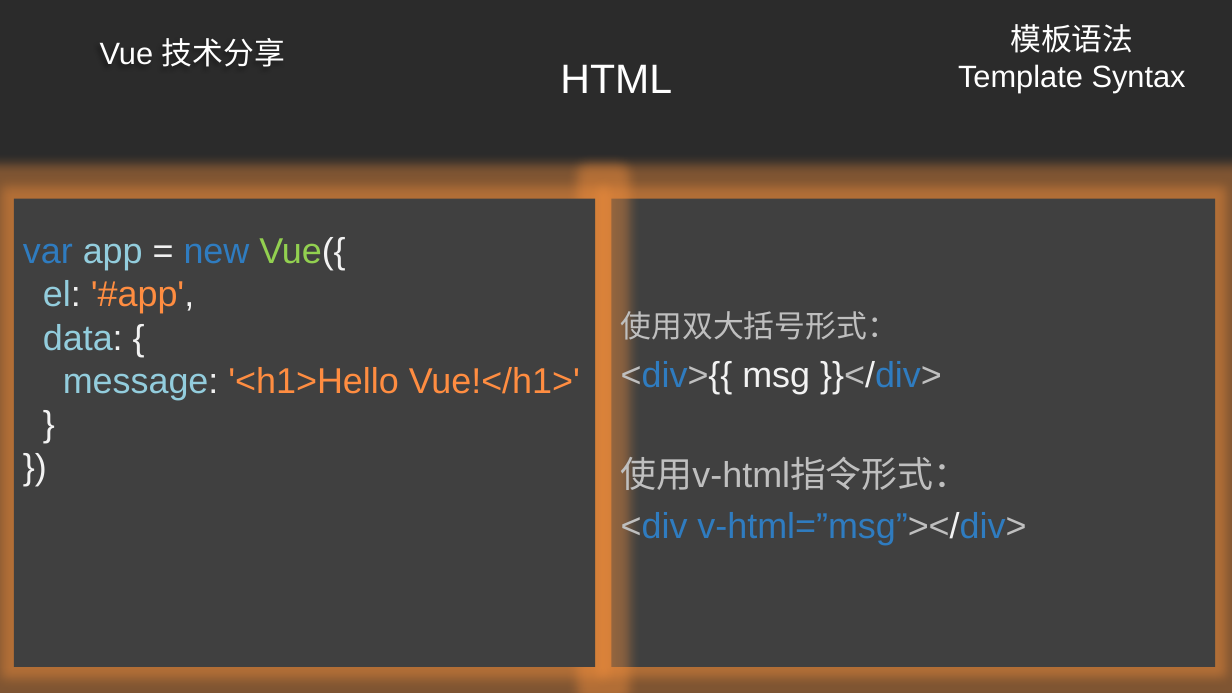
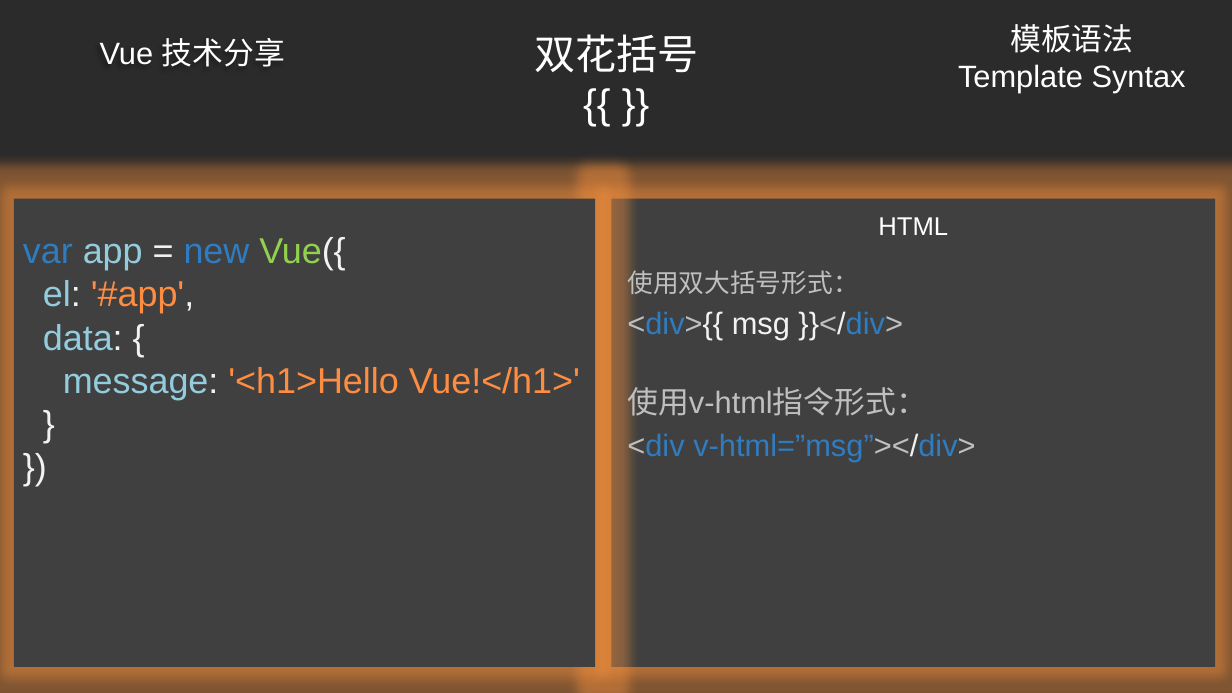
Before and after one commit to ldjdd/traing-library, a slide deck: slide 18 of vue/演示文稿.pptx (slide 15 before the commit). Drawn at 1232x693 pixels with LibreOffice and Linux fonts; fonts in the diff are those of the drawing; background and template pictures are left out; a plain dark background stands for a picture behind light text. Boxes give left, top, right and bottom in pixels: in the first picture for what was removed or moved away, otherwise in the second. Text is boxed around its words. In the diff, an @@ line names an element or a change of style, - is before the commit and + after.

```diff
--- a/vue/演示文稿.pptx
+++ b/vue/演示文稿.pptx
@@ title at (534,34,698,73): text changed @@
-HTML
+双花括号
+{{ }}
@@ text added at (878,217,948,235), 20 pt, text #FFFFFF @@
+HTML
@@ text "使用双大括号形式：": place and size @@
-text "使用双大括号形式：" at (621,306,1026,545)
+text "使用双大括号形式：" at (627,266,975,462)
@@ text "使用双大括号形式：" at (627,266,975,462): size 24 to 20 pt in "使用双大括号形式："; size 28 to 24 pt in "<div>{{ msg }}</div>", "使用v-html指令形式：", "<div v-html=”msg”></div>" @@
```
Also in this commit, not shown: 4 other slides changed, 4 slides added, 1 slide removed.
